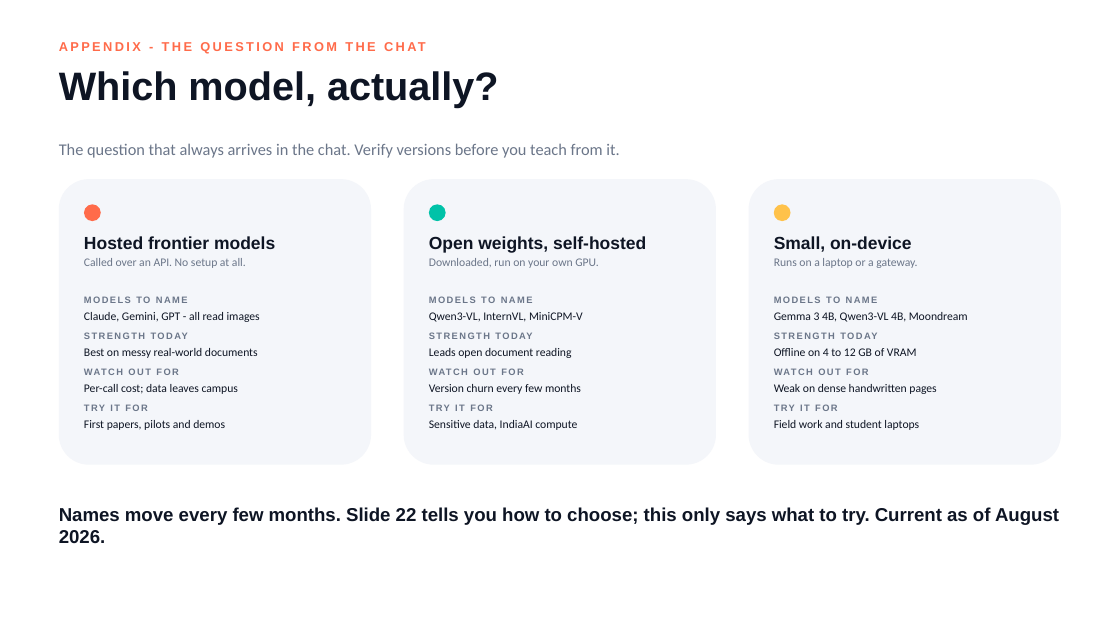
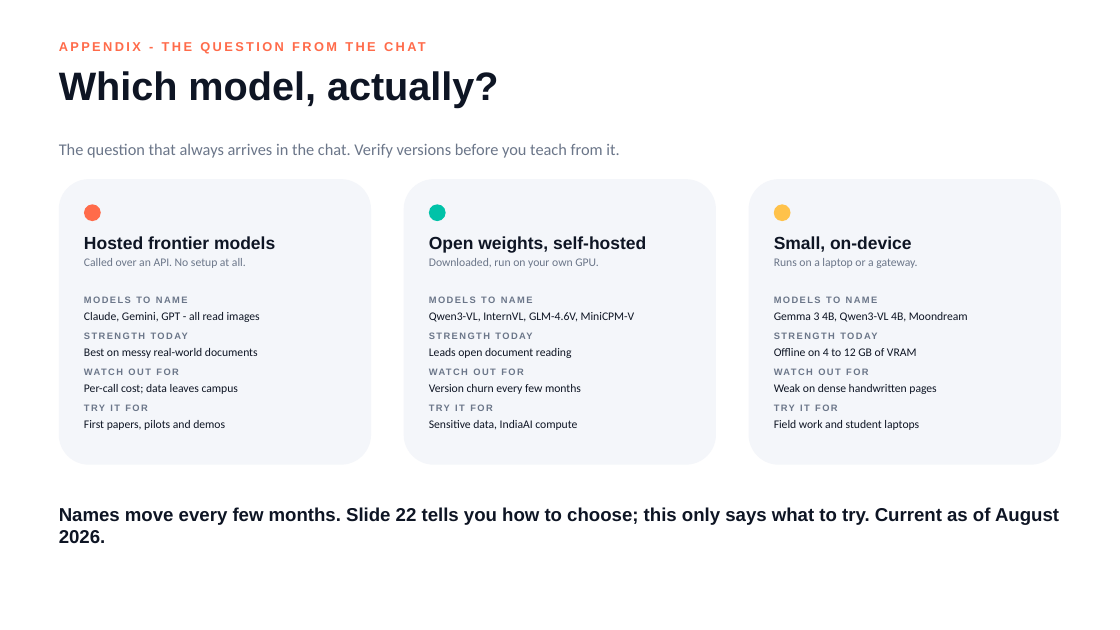
Before and after one commit to lksmangai/DeepLearning, a slide deck: slide 36 of Multimodal-AI-ATAL-FDP-Deck.pptx. Drawn at 1120x630 pixels with LibreOffice and Linux fonts; fonts in the diff are those of the drawing. Boxes give left, top, right and bottom in pixels: in the first picture for what was removed or moved away, otherwise in the second. Text is boxed around its words. In the diff, an @@ line names an element or a change of style, - is before the commit and + after.

```diff
--- a/Multimodal-AI-ATAL-FDP-Deck.pptx
+++ b/Multimodal-AI-ATAL-FDP-Deck.pptx
@@ text at [429, 312, 635, 322]: text changed @@
-Qwen3-VL, InternVL, MiniCPM-V
+Qwen3-VL, InternVL, GLM-4.6V, MiniCPM-V
```
Also in this commit, not shown: 8 other slides changed.
